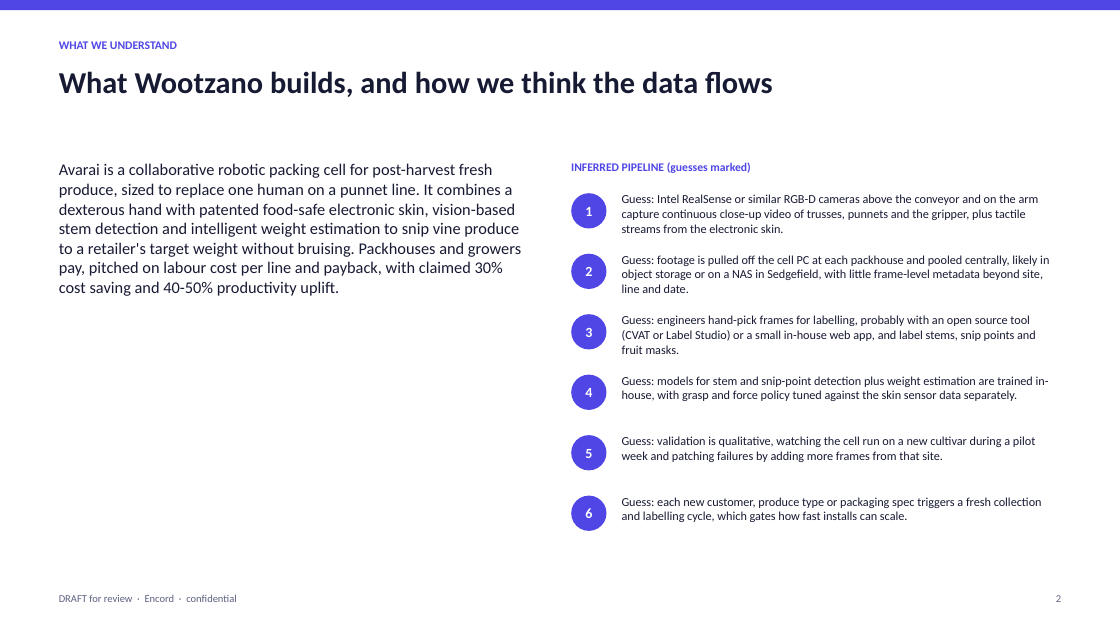
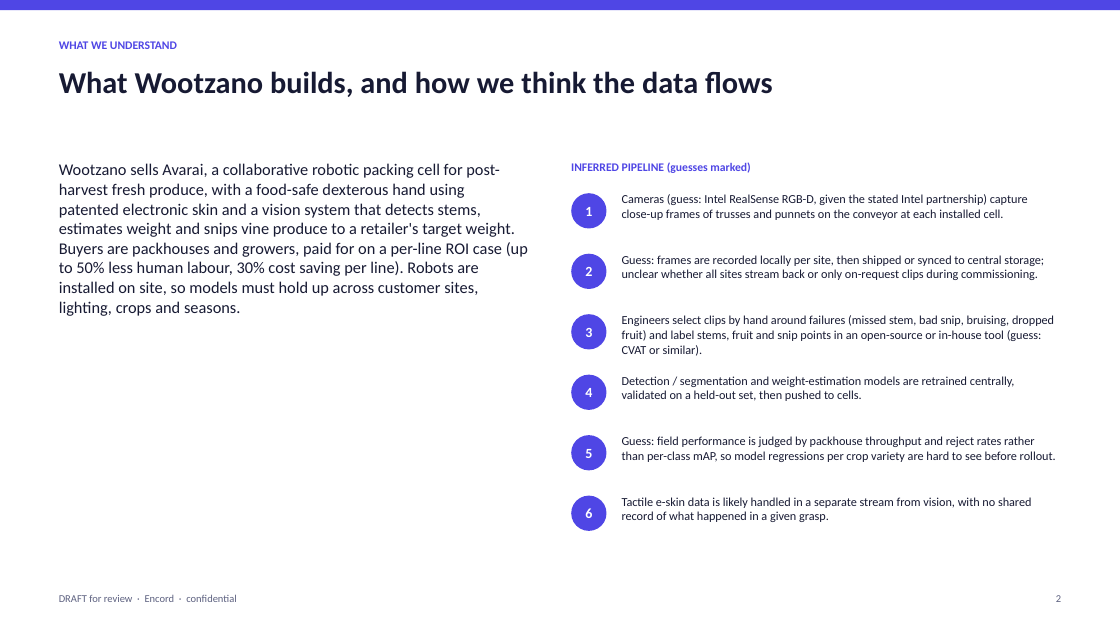
Before and after one commit to qaisak/signal-desk, a slide deck: slide 2 of docs/briefs/wootzano.pptx. Drawn at 1120x630 pixels with LibreOffice and Linux fonts; fonts in the diff are those of the drawing. Boxes give left, top, right and bottom in pixels: in the first picture for what was removed or moved away, otherwise in the second. Text is boxed around its words. In the diff, an @@ line names an element or a change of style, - is before the commit and + after.

```diff
--- a/docs/briefs/wootzano.pptx
+++ b/docs/briefs/wootzano.pptx
@@ text at <box>59,163,528,316</box>: text changed @@
-Avarai is a collaborative robotic packing cell for post-harvest fresh produce, sized to replace one human on a punnet line. It combines a dexterous hand with patented food-safe electronic skin, vision-based stem detection and intelligent weight estimation to snip vine produce to a retailer's target weight without bruising. Packhouses and growers pay, pitched on labour cost per line and payback, with claimed 30% cost saving and 40-50% productivity uplift.
+Wootzano sells Avarai, a collaborative robotic packing cell for post-harvest fresh produce, with a food-safe dexterous hand using patented electronic skin and a vision system that detects stems, estimates weight and snips vine produce to a retailer's target weight. Buyers are packhouses and growers, paid for on a per-line ROI case (up to 50% less human labour, 30% cost saving per line). Robots are installed on site, so models must hold up across customer sites, lighting, crops and seasons.
@@ text at <box>622,194,1028,220</box>: text changed @@
-Guess: Intel RealSense or similar RGB-D cameras above the conveyor and on the arm capture continuous close-up video of trusses, punnets and the gripper, plus tactile streams from the electronic skin.
+Cameras (guess: Intel RealSense RGB-D, given the stated Intel partnership) capture close-up frames of trusses and punnets on the conveyor at each installed cell.
@@ text at <box>622,255,1044,280</box>: text changed @@
-Guess: footage is pulled off the cell PC at each packhouse and pooled centrally, likely in object storage or on a NAS in Sedgefield, with little frame-level metadata beyond site, line and date.
+Guess: frames are recorded locally per site, then shipped or synced to central storage; unclear whether all sites stream back or only on-request clips during commissioning.
@@ text at <box>622,315,1054,356</box>: text changed @@
-Guess: engineers hand-pick frames for labelling, probably with an open source tool (CVAT or Label Studio) or a small in-house web app, and label stems, snip points and fruit masks.
+Engineers select clips by hand around failures (missed stem, bad snip, bruising, dropped fruit) and label stems, fruit and snip points in an open-source or in-house tool (guess: CVAT or similar).
@@ text at <box>622,376,1015,401</box>: text changed @@
-Guess: models for stem and snip-point detection plus weight estimation are trained in-house, with grasp and force policy tuned against the skin sensor data separately.
+Detection / segmentation and weight-estimation models are retrained centrally, validated on a held-out set, then pushed to cells.
@@ text at <box>622,436,1056,462</box>: text changed @@
-Guess: validation is qualitative, watching the cell run on a new cultivar during a pilot week and patching failures by adding more frames from that site.
+Guess: field performance is judged by packhouse throughput and reject rates rather than per-class mAP, so model regressions per crop variety are hard to see before rollout.
@@ text at <box>622,497,1032,522</box>: text changed @@
-Guess: each new customer, produce type or packaging spec triggers a fresh collection and labelling cycle, which gates how fast installs can scale.
+Tactile e-skin data is likely handled in a separate stream from vision, with no shared record of what happened in a given grasp.
```
Also in this commit, not shown: 6 other slides changed, 9 other files.
